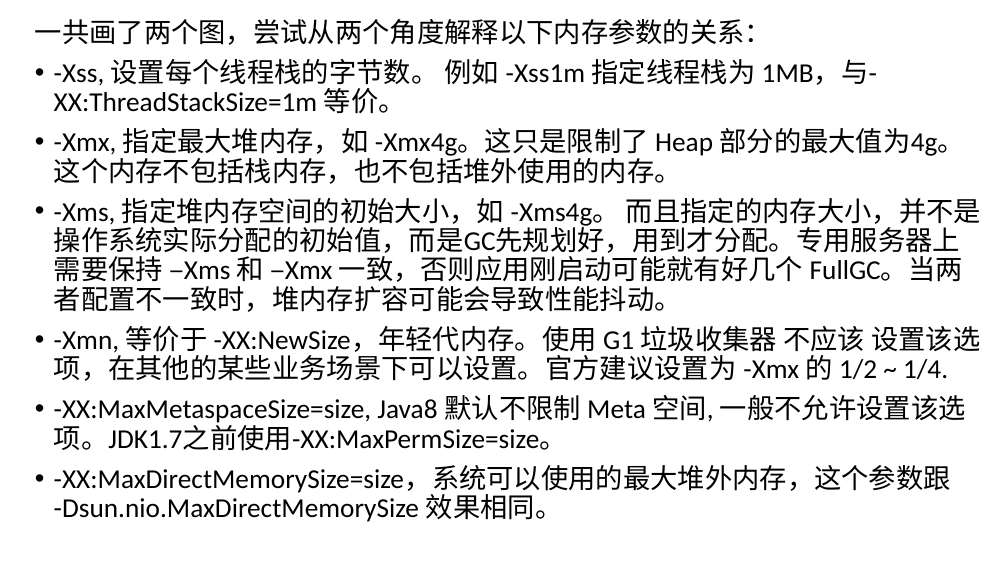
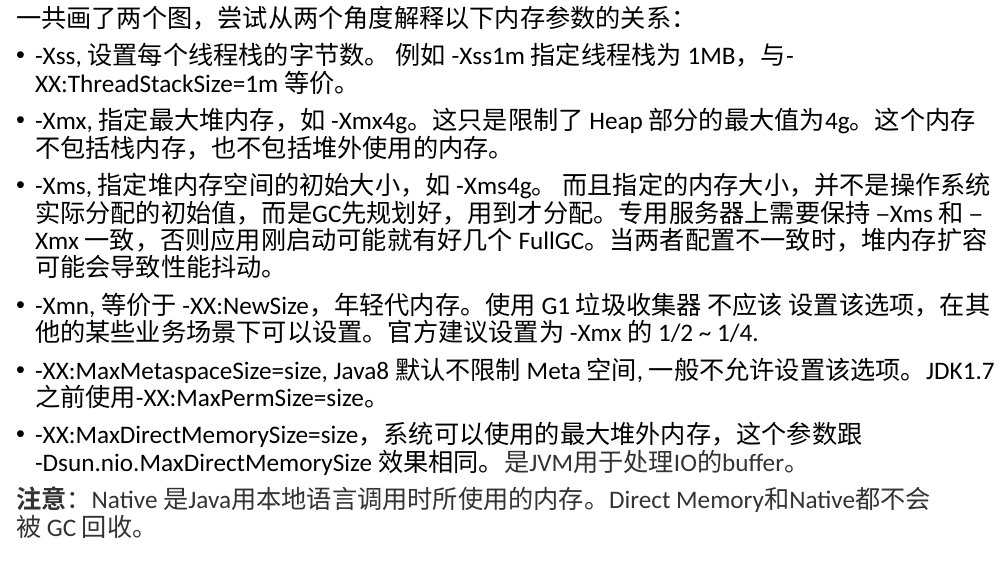
Before and after one commit to Du-Feng/JAVA-000, a slide deck: slide 2 of Week_01/内存参数关系图.pptx. Drawn at 1008x567 pixels with LibreOffice and Linux fonts; fonts in the diff are those of the drawing. Boxes give left, top, right and bottom in pixels: in the first picture for what was removed or moved away, otherwise in the second. Text is boxed around its words. In the diff, an @@ line names an element or a change of style, - is before the commit and + after.

Commit message:
JVM Memor md

```diff
--- a/Week_01/内存参数关系图.pptx
+++ b/Week_01/内存参数关系图.pptx
@@ text "一共画了两个图，尝试从两个角度解释以下内存参数的关系：": place and size @@
-text "一共画了两个图，尝试从两个角度解释以下内存参数的关系：" at [35,19,981,522]
+text "一共画了两个图，尝试从两个角度解释以下内存参数的关系：" at [16,5,995,538]
@@ text at [16,5,995,408]: size 26 to 24 pt in "一共画了两个图，尝试从两个角度解释以下内存参数的关系：", "-Xss, 设置每个线程栈的字节数。 例如 -Xss1m 指定线程栈为 1MB，与-XX:ThreadStackSize ...", "-Xmx, 指定最大堆内存，如 -Xmx4g。这只是限制了 Heap 部分的最大值为4g。这个内存不包括栈内存，也不包括 ...", "-Xms, 指定堆内存空间的初始大小，如 -Xms4g。 而且指定的内存大小，并不是操作系统实际分配的初始值，而是GC先 ..." and 2 more places @@
@@ text at [16,423,863,538]: text changed; size 26 to 24 pt @@
-• -XX:MaxDirectMemorySize=size，系统可以使用的最大堆外内存，这个参数跟 -Dsun.nio.MaxDirectMemorySize 效果相同。
+• -XX:MaxDirectMemorySize=size，系统可以使用的最大堆外内存，这个参数跟 -Dsun.nio.MaxDirectMemorySize 效果相同。是JVM用于处理IO的buffer。
+注意：Native 是Java用本地语言调用时所使用的内存。Direct Memory和Native都不会被 GC 回收。
```
Also in this commit, not shown: 2 other slides changed, 4 other files.
